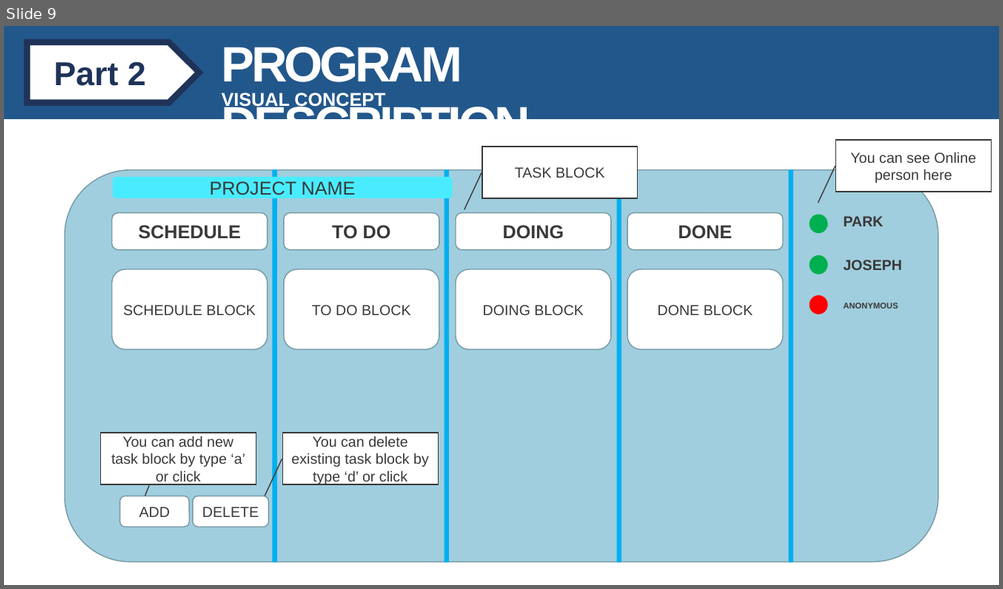
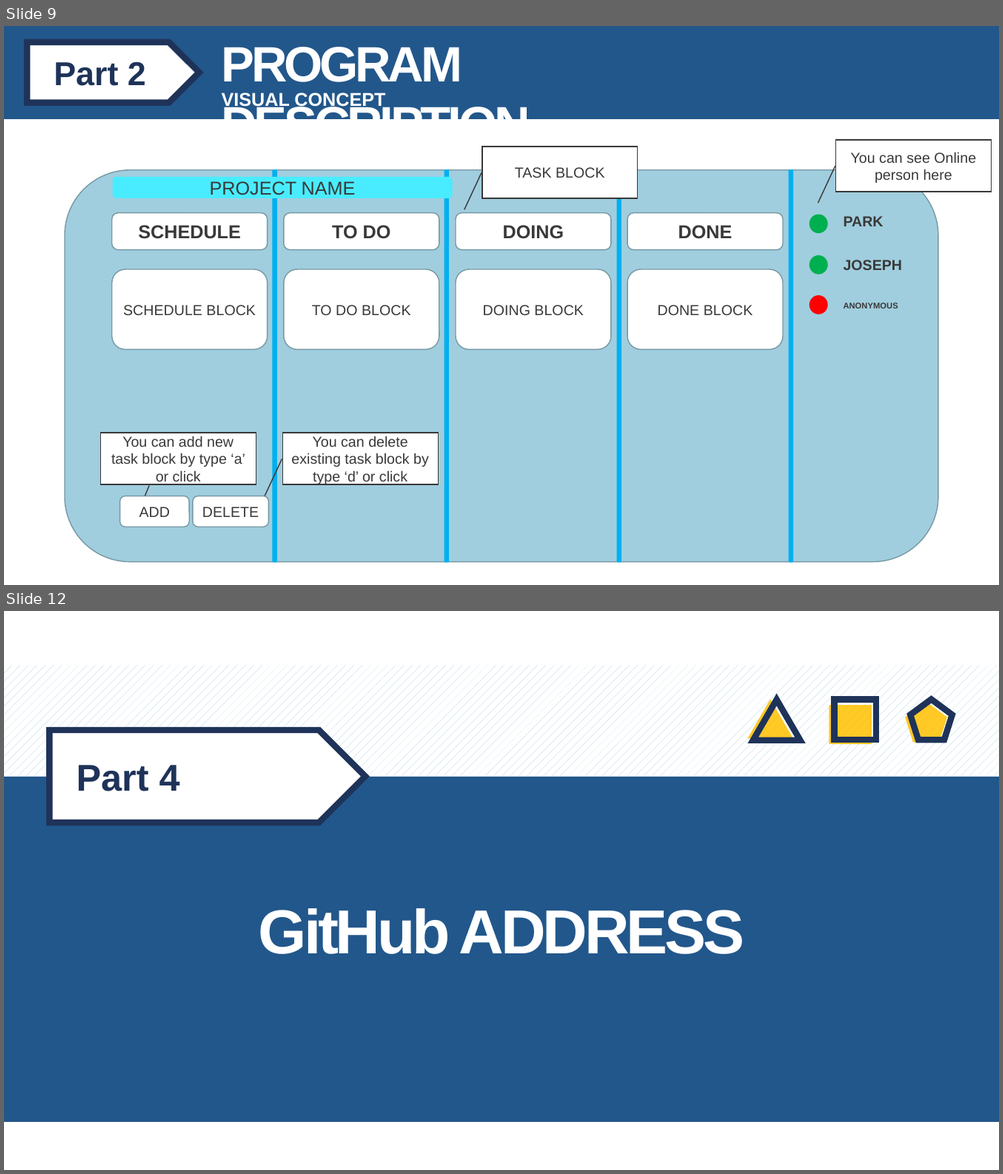
Before and after one commit to sysprogramming/sysproj, a slide deck: TEAM 11.pptx. Shown one above the other, each under a label of ours: slide 9 before the commit, slides 9 and 12 after it; the slides between them are not shown. The pictures are 1003x589 and 1003x1174 pixels, drawn with LibreOffice and Linux fonts; fonts in the diff are those of the drawing. Boxes give left, top, right and bottom in pixels: in the first picture for what was removed or moved away, otherwise in the second. Text is boxed around its words. In the diff, an @@ line names an element or a change of style, - is before the commit and + after.

```diff
--- a/TEAM 11.pptx
+++ b/TEAM 11.pptx
@@ slide 12 added at bbox=[4, 611, 999, 1170], background #FFFFFF @@
@@ rectangle added at bbox=[4, 665, 999, 776], fill pattern #A0CEDE on #FFFFFF @@
@@ group added at bbox=[748, 699, 952, 744]: 2 triangles, 2 rectangles, 2 pentagons @@
@@ pentagon arrow added at bbox=[50, 730, 365, 823], fill #FFFFFF, outline #1F3359 6 pt @@
@@ text added at bbox=[77, 765, 180, 792], 36 pt, text #1F3359, bold @@
+Part 4
@@ rectangle added at bbox=[4, 777, 999, 1123], fill #22578B @@
@@ text added at bbox=[259, 908, 744, 954], 60 pt, text #FFFFFF, bold @@
+GitHub ADDRESS
```
Also in this commit, not shown: 3 slides changed, 1 other slide added, 15 slides removed.
